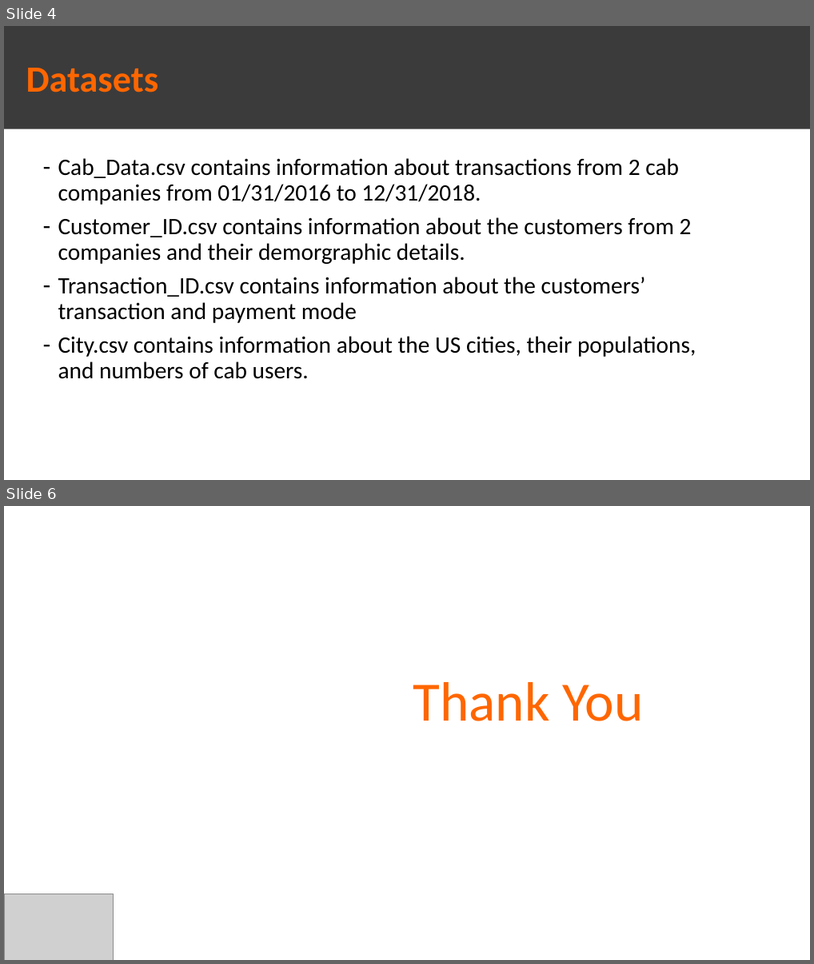
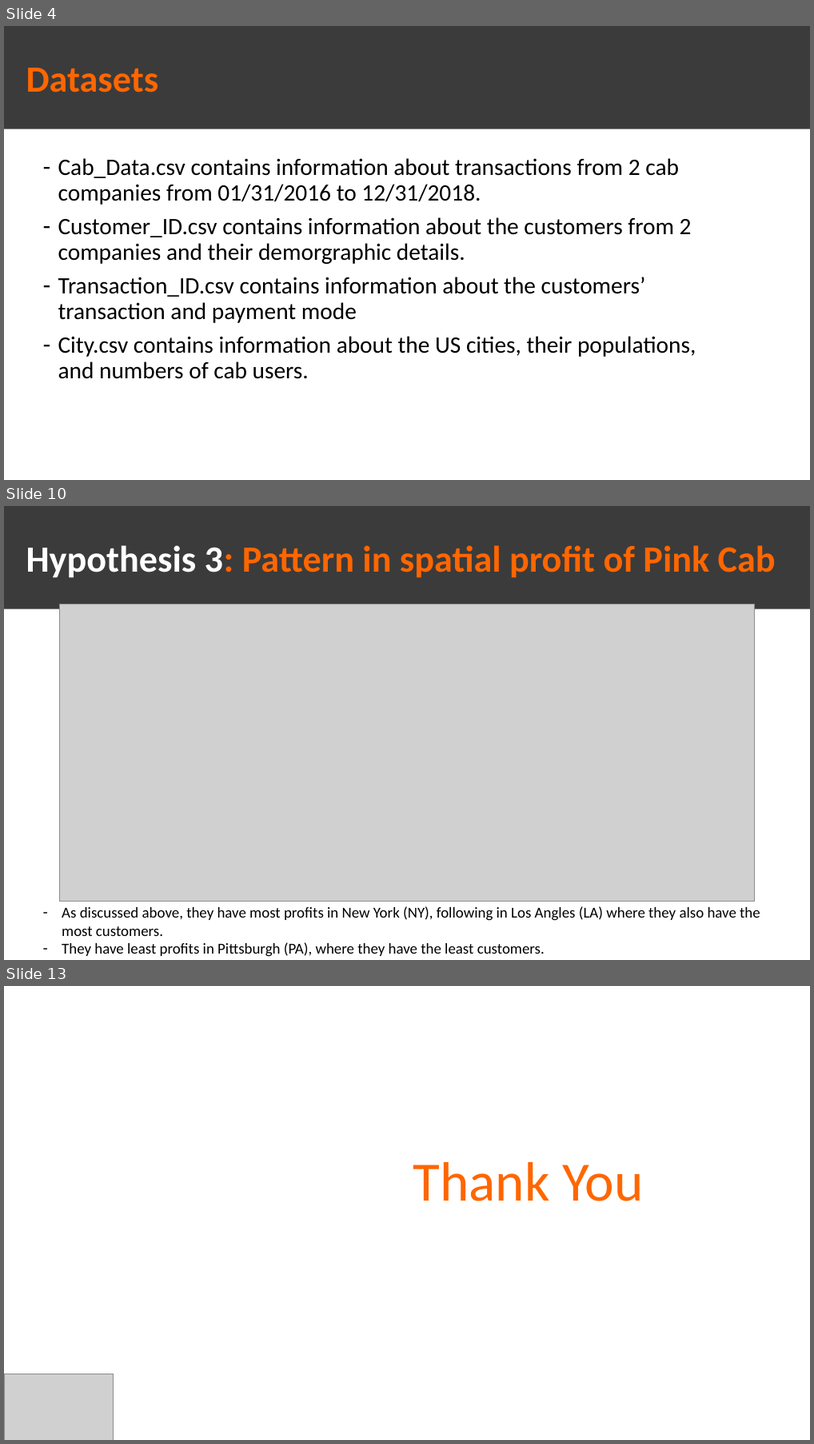
Before and after one commit to qngyn/DataGlacier, a slide deck: Week3/G2M_presentation.pptx. Shown one above the other, each under a label of ours: slides 4 and 6 before the commit, slides 4, 10 and 13 after it; the slides between them are not shown. The pictures are 814x964 and 814x1444 pixels, drawn with LibreOffice and Linux fonts; fonts in the diff are those of the drawing; grey boxes stand for pictures. Boxes give left, top, right and bottom in pixels: in the first picture for what was removed or moved away, otherwise in the second. Text is boxed around its words. In the diff, an @@ line names an element or a change of style, - is before the commit and + after.

Commit message:
Update Presentation + EDA
- Include 3/5 hypothesis for the presentation file in Week 3 and add images folder for the presentation
- Edit errors in the EDA

```diff
--- a/Week3/G2M_presentation.pptx
+++ b/Week3/G2M_presentation.pptx
@@ slide 10 added at box(4, 506, 810, 960), background #FFFFFF @@
@@ rectangle added at box(4, 506, 810, 608), fill #3B3B3B @@
@@ title added at box(26, 545, 776, 578), 44 pt, text #FF6600, bold @@
+Hypothesis 3: Pattern in spatial profit of Pink Cab
@@ picture added at box(60, 604, 755, 901) @@
@@ text added at box(62, 906, 761, 956), 18 pt, text #000000 @@
+– As discussed above, they have most profits in New York (NY), following in Los Angles (LA) where they also have the most customers.
+– They have least profits in Pittsburgh (PA), where they have the least customers.
@@ what was slide 6 is now slide 13 @@
```
Also in this commit, not shown: 1 slide changed, 6 other slides added, 13 other files.
